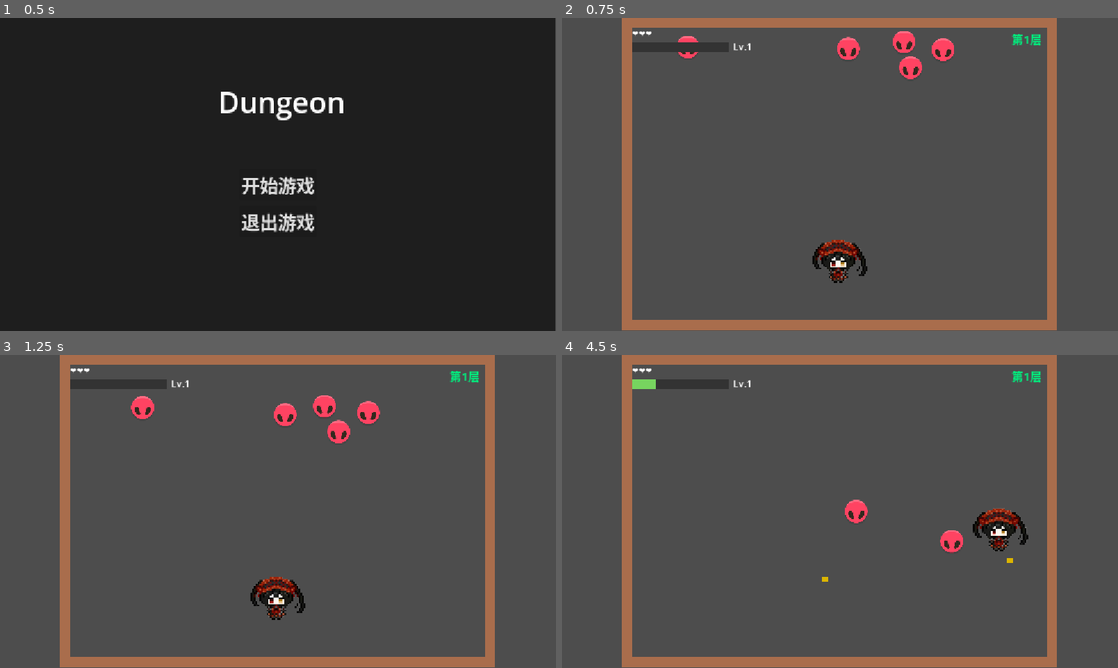
Above: before the commit, frames 1-4 (two rows, left to right).
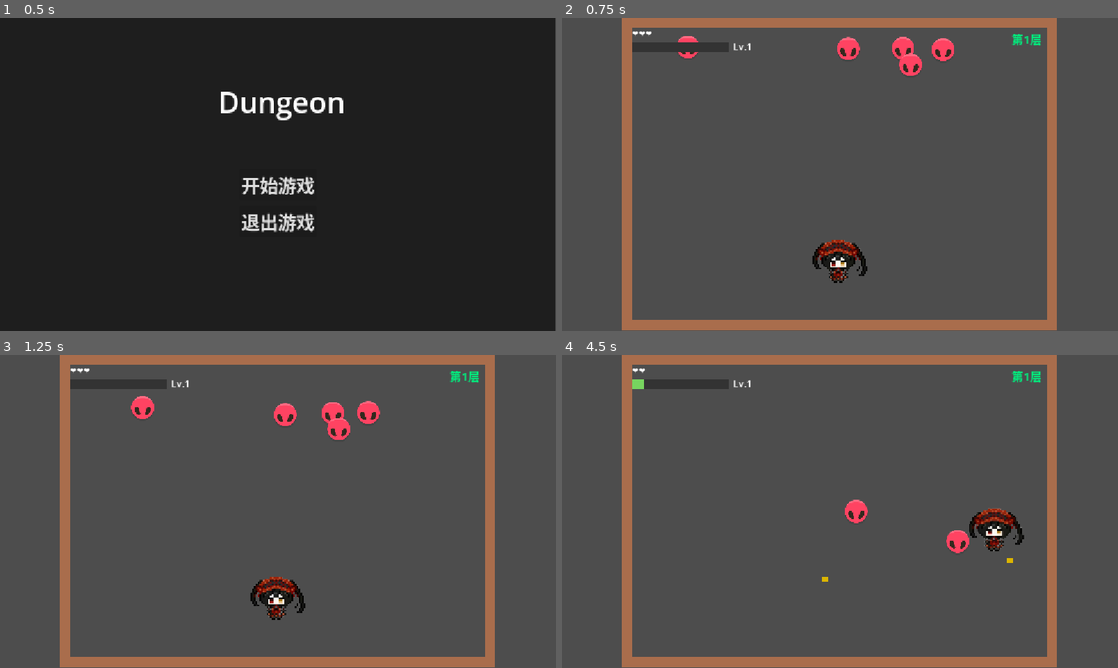
Above: after the commit, the same moments.

Repository: molushui/Dungeon
Game: Godot game, scene res://main.tscn
Same seed, same stepped clock (60 frames per second), same inputs: the game is played once before the commit and once after it.
Inputs (mouse positions are in pixels of both pictures, inside the frame that each line leads up to):
- Up to frame 1 (0.5 s): no input
- Up to frame 2 (0.75 s): click "开始游戏" at 0.5 s
- Up to frame 3 (1.25 s): no input
- Up to frame 4 (4.5 s): move the mouse to (962, 495) at 1.27 s; hold Right (ui_right) 1.28-2.03 s; click (962, 495) at 1.35 s; move the mouse to (728, 527) at 2.02 s; hold Down (ui_down) 2.03-2.78 s; click (728, 527) at 2.1 s; move the mouse to (895, 442) at 2.77 s; hold Right (ui_right) 2.78-3.53 s; click (895, 442) at 2.85 s; move the mouse to (812, 574) at 3.52 s; hold Up (ui_up) 3.53-4.28 s; click (812, 574) at 3.6 s; move the mouse to (1006, 558) at 4.27 s; hold Left (ui_left) from 4.28 s (still down); click (1006, 558) at 4.35 s

Frame 1 is identical in both runs. In frame 2, 0.4% of the frame differs, in the area x 59-65%, y 4-20%; in frame 3, 0.4%; in frame 4, 1.0%, in the area x 14-84%, y 4-64%.

Commit message:
修复了boss的bug，临时解决了卡关bug

Diff:
--- a/boss.gd
+++ b/boss.gd
@@ -19,7 +19,7 @@
 @onready var health_bar_fill: ColorRect = $HealthBarBg/HealthBarFill
 @onready var sprite: Sprite2D = $Sprite2D
 
-@onready var bullet_scene = preload("res://bullet.tscn")
+@onready var bullet_scene = preload("res://bossbullet.tscn")
 
 
 func _ready() -> void:
@@ -86,6 +86,7 @@
 					bullet.damage = 1
 					# 让子弹变为“敌方子弹”，需要单独处理
 				current_state = AttackState.IDLE
+				print("boss发射了子弹")
 				state_timer = 0.0
 
 		AttackState.IDLE:
--- a/boss.tscn
+++ b/boss.tscn
@@ -8,6 +8,7 @@
 
 [node name="Boss" type="CharacterBody2D" unique_id=579428876]
 position = Vector2(583, 389)
+collision_layer = 2
 script = ExtResource("1_6xxrv")
 
 [node name="Sprite2D" type="Sprite2D" parent="." unique_id=613733394]
--- /dev/null
+++ b/bossbullet.gd
@@ -0,0 +1,32 @@
+extends CharacterBody2D
+
+@export var speed : int =  300 # 子弹飞的快点
+
+var direction: Vector2 = Vector2.ZERO
+var damage: int = 1
+var bounce_left: int = 3  # 最多反弹 3 次
+
+func _ready() -> void:
+	# 3 s后子弹自动消失
+	await get_tree().create_timer(3.0).timeout   # 延迟 3 秒
+	queue_free()
+
+func _physics_process(delta: float) -> void:
+	var  collision = move_and_collide(direction * speed * delta)
+	if collision:
+		print("💥 子弹撞到了: ", collision.get_collider().name, " 法线: ", collision.get_normal())
+		var collider = collision.get_collider()
+
+		# 撞到玩家，扣血and消失
+		if collider.name == "Player":
+			collider.take_damage(damage)
+			queue_free()
+			return
+
+		# 撞到墙壁，反弹
+		var normal = collision.get_normal()
+		direction = direction.bounce(normal)
+
+		bounce_left -= 1
+		if bounce_left <= 0:
+			queue_free()
--- /dev/null
+++ b/bossbullet.tscn
@@ -0,0 +1,21 @@
+[gd_scene format=3 uid="uid://d1s6b8ulken0h"]
+
+[ext_resource type="Script" uid="uid://cajltdyevjcx2" path="res://bossbullet.gd" id="1_jpejh"]
+
+[sub_resource type="RectangleShape2D" id="RectangleShape2D_yomrw"]
+size = Vector2(12, 12)
+
+[node name="BossBullet" type="CharacterBody2D" unique_id=1311664409]
+visible = false
+z_index = -1
+collision_layer = 4
+script = ExtResource("1_jpejh")
+
+[node name="ColorRect" type="ColorRect" parent="." unique_id=1660040290]
+offset_right = 12.0
+offset_bottom = 12.0
+color = Color(0.8605208, 0.7116613, 0, 1)
+
+[node name="CollisionShape2D" type="CollisionShape2D" parent="." unique_id=1270578500]
+position = Vector2(6, 6)
+shape = SubResource("RectangleShape2D_yomrw")
--- a/bullet.tscn
+++ b/bullet.tscn
@@ -6,6 +6,7 @@
 size = Vector2(12, 12)
 
 [node name="Bullet" type="Area2D" unique_id=1218544240]
+collision_mask = 3
 script = ExtResource("1_v7oki")
 
 [node name="ColorRect" type="ColorRect" parent="." unique_id=1660040290]
--- a/enemy.gd
+++ b/enemy.gd
@@ -9,6 +9,8 @@
 # 怪物血量
 var hp:int = 1
 var max_hp:int = 1
+
+var is_dead:bool = false
 
 
 
@@ -42,12 +44,17 @@
 
 # 掉血函数
 func take_damage(damage:int) -> void:
+	if is_dead:
+		return
+
 	hp -= damage
-	# 受伤闪白效果（视觉反馈，先留个借口）
+	# 受伤闪白效果（视觉反馈，先留个借口)
 	if hp <= 0:
+		is_dead = true # 标记怪已死亡，避免重复调用die()
 		die()
 
 func die() -> void:
+	print("💀 ", name, " 死亡，通知计数器")
 	if room_manager:
 		room_manager.on_enemy_died()
 		# 销毁自己
--- a/enemy.tscn
+++ b/enemy.tscn
@@ -8,6 +8,7 @@
 
 [node name="Enemy" type="CharacterBody2D" unique_id=1592149559]
 position = Vector2(566, 348)
+collision_layer = 2
 script = ExtResource("1_4gyqm")
 
 [node name="Sprite2D" type="Sprite2D" parent="." unique_id=827899357]
--- a/player.gd
+++ b/player.gd
@@ -70,6 +70,7 @@
 func shoot():
 	# 1. 创建一颗子弹
 	var bullet = bullet_scene.instantiate()
+	bullet.add_to_group("bullets")
 	# 2. 把子弹放到当前场景Main下
 	get_parent().add_child(bullet)
 	# 3. 子弹出生在玩家位置
@@ -89,6 +90,7 @@
 
 	hp -= damage
 	print("❤️ 剩余血量：",hp) # 在控制台显示
+	update_ui()
 
 	# 更新UI文字
 	#hp_label.text = "❤".repeat(hp)
@@ -98,6 +100,8 @@
 	is_invincible = true
 	await get_tree().create_timer(0.5).timeout
 	is_invincible = false
+
+
 
 	# 血量归零时，游戏结束
 	if hp <= 0:
--- a/room_manager.gd
+++ b/room_manager.gd
@@ -43,10 +43,21 @@
 	if room_label:
 		room_label.text = "第" + str(current_room) + "层"
 
+	await get_tree().process_frame   #  延迟一帧
+
 	# 清理上一层残留敌人
 	for child in main.get_children():
 		if child is CharacterBody2D and child != player and child.is_in_group("enemies"):
 			child.queue_free()
+
+	await get_tree().process_frame   #  延迟一帧
+
+	# 清理上一层残留子弹
+	for child in main.get_children():
+		if child is Area2D and child.is_in_group("bullets"):
+			child.queue_free()
+
+	await get_tree().create_timer(0.3).timeout   # 延迟0.3秒
 
 	# 若进入第 5 层，判断为 BOSS 层，退出函数
 	if current_room == 5:
@@ -126,7 +137,7 @@
 		player.gain_exp(exp_reward)
 
 	# 敌人死光时
-	if enemies_alive == 0:
+	if enemies_alive <= 0:
 		# 等待一秒后（模拟门开），进入下一层
 		await get_tree().create_timer(1.0).timeout
 		next_room()
Not shown, added: bossbullet.gd.uid
